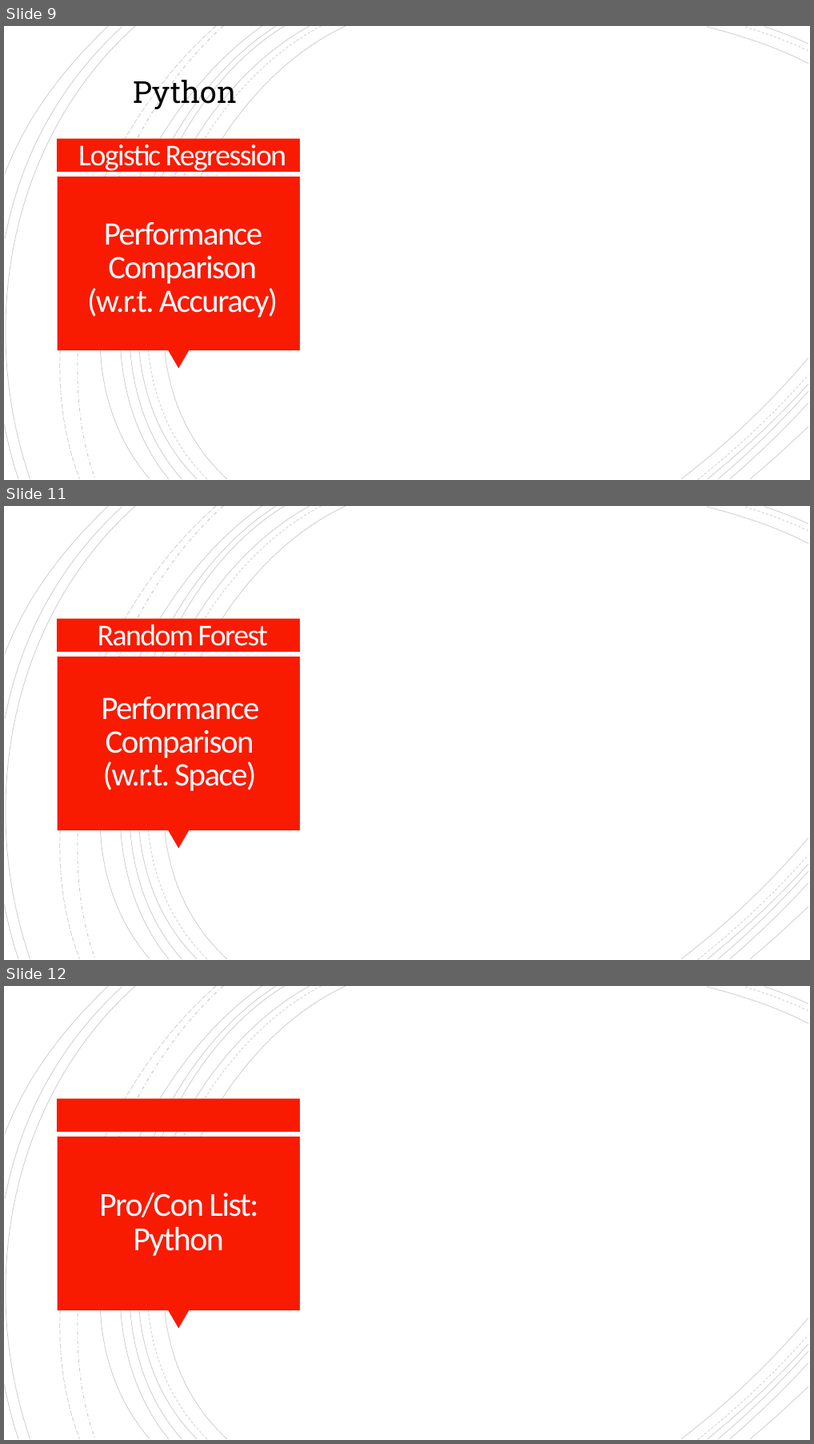
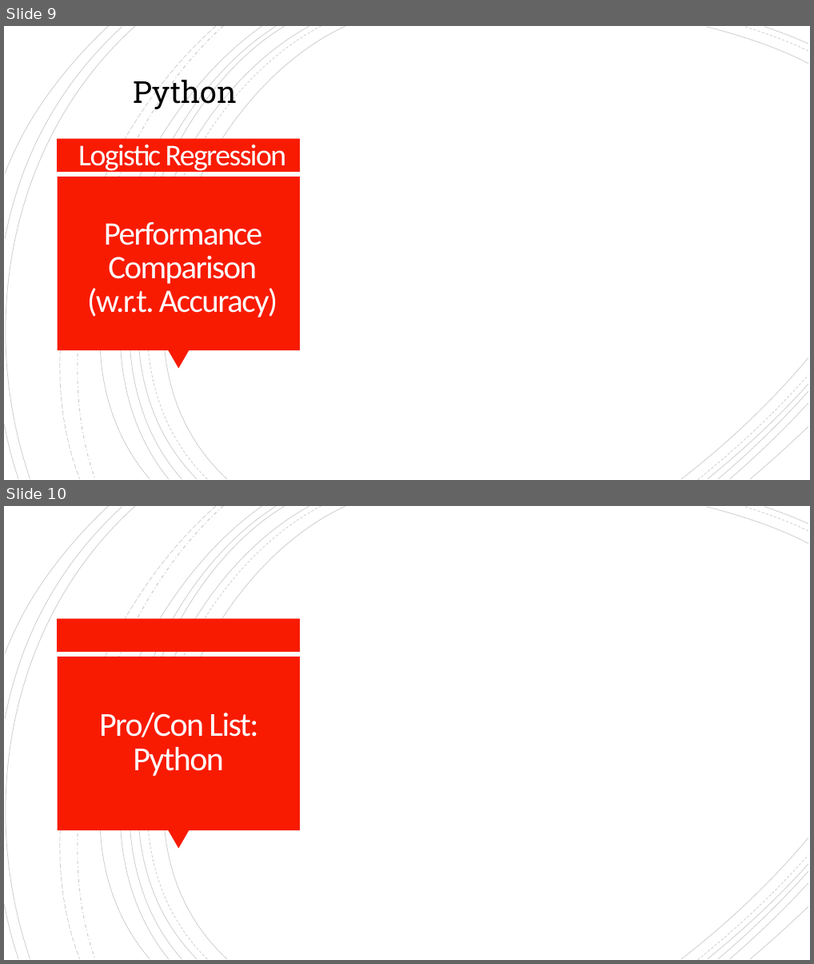
Before and after one commit to ymart1n/ML-Research-Repo, a slide deck: Homework 1/hw1-pre.pptx. Shown one above the other, each under a label of ours: slides 9, 11 and 12 before the commit, slides 9 and 10 after it; the slides between them are not shown. The pictures are 814x1444 and 814x964 pixels, drawn with LibreOffice and Linux fonts; fonts in the diff are those of the drawing. Boxes give left, top, right and bottom in pixels: in the first picture for what was removed or moved away, otherwise in the second. Text is boxed around its words. In the diff, an @@ line names an element or a change of style, - is before the commit and + after.

```diff
--- a/Homework 1/hw1-pre.pptx
+++ b/Homework 1/hw1-pre.pptx
@@ slide 11 removed at (4,506,810,960), background #FFFFFF; not listed: 24 template elements that a slide beside it also shows @@
@@ title removed at (98,624,268,652) @@
-Random Forest
@@ text removed at (101,696,259,791) @@
-Performance Comparison
-(w.r.t. Space)
@@ what was slide 12 is now slide 10 @@
```
Also in this commit, not shown: 4 slides changed, 1 slide added, 2 other slides removed, 3 other files.
